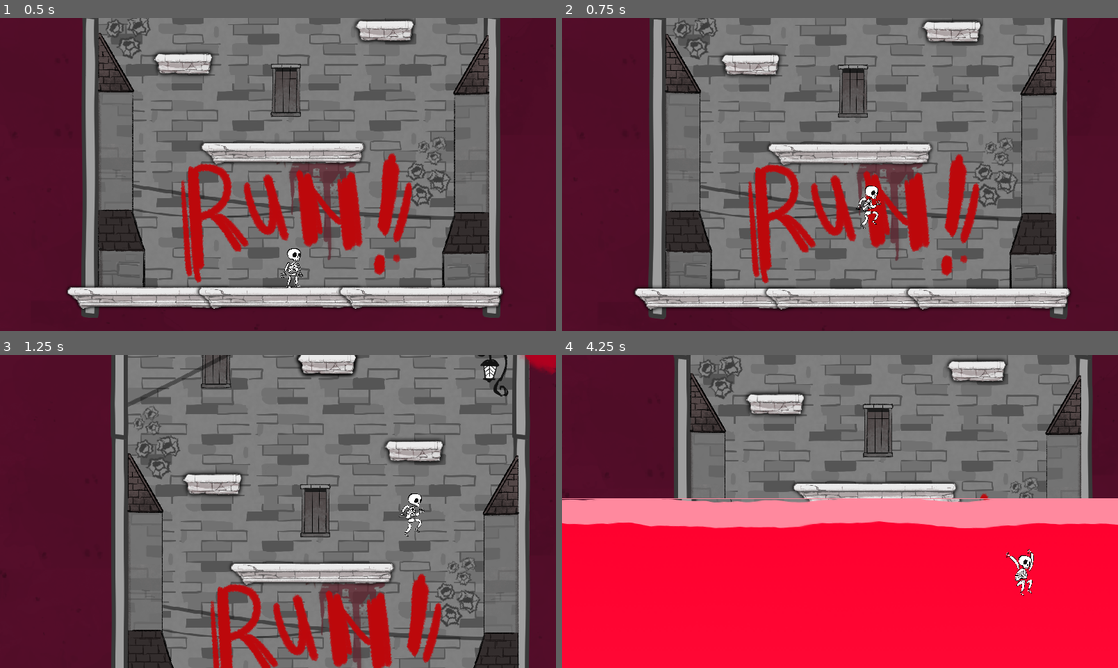
Above: before the commit, frames 1-4 (two rows, left to right).
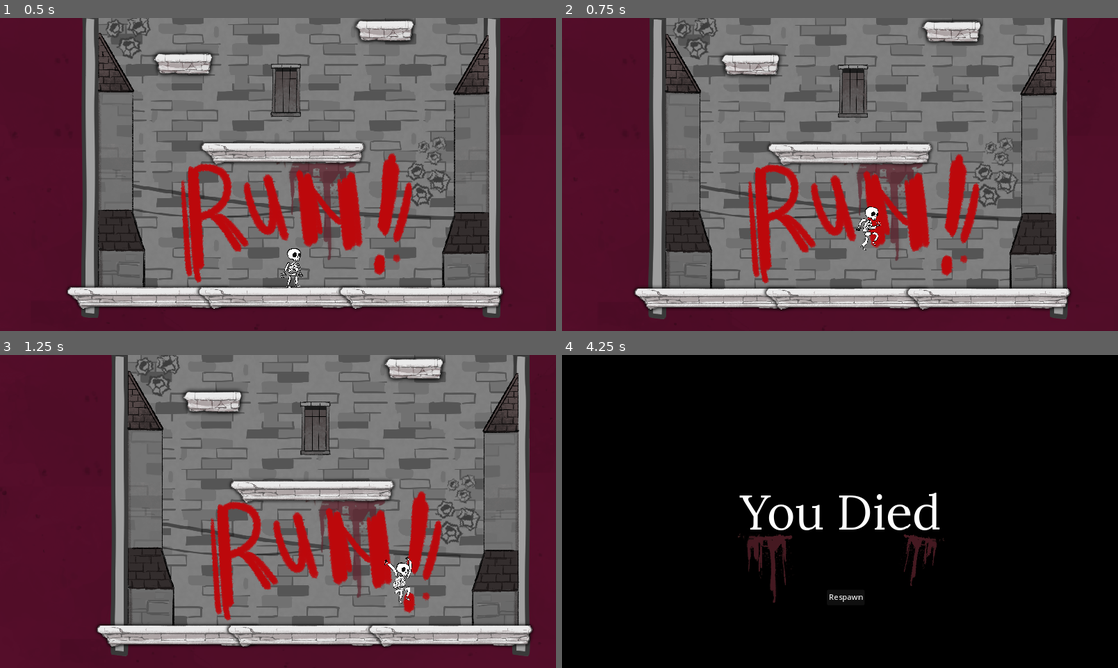
Above: after the commit, the same moments.

Repository: Hamsu-dev/Memento_Marine
Game: Godot game, scene res://World/final_challenge.tscn
Two runs of this game, one before a commit and one after it. Both use one fixed random seed, a clock stepped at 60 frames per second and the inputs below. This scene is started directly instead of the project's main scene.
Inputs:
- Up to frame 1 (0.5 s): no input
- Up to frame 2 (0.75 s): hold D (right) from 0.53 s (still down); tap Space (ui_select) at 0.6 s
- Up to frame 3 (1.25 s): keep holding D (right); tap Space (ui_select) at 0.77, 1.07 s
- Up to frame 4 (4.25 s): tap Space (ui_select) at 1.35, 1.52, 1.82, 2.1, 2.85, 3.02, 3.32, 3.6, 3.77, 4.07 s; release D (right) at 2.03 s; hold A (left) 2.03-2.78 s; hold D (right) from 2.78 s (still down)

Frame 1 is identical in both runs. In frame 2, 0.4% of the frame differs, in the area x 17-83%, y 9-90%; in frame 3, 43%; in frame 4, 100%, in the area x 0-100%, y 0-100%.

Commit message:
final push

Diff:
--- a/Assets/Interactables/door.tscn
+++ b/Assets/Interactables/door.tscn
@@ -1,9 +1,24 @@
-[gd_scene load_steps=7 format=3 uid="uid://ckiyh57un5obs"]
+[gd_scene load_steps=11 format=3 uid="uid://ckiyh57un5obs"]
 
 [ext_resource type="Script" path="res://Assets/Interactables/door.gd" id="1_e1xfs"]
+[ext_resource type="Shader" path="res://World/ClockMemento.gdshader" id="2_qxd2i"]
 [ext_resource type="Texture2D" uid="uid://dwd4jtxvi5orf" path="res://Assets/Interactables/doorcloseedited.png" id="2_seirl"]
 [ext_resource type="Texture2D" uid="uid://g48tomj40shg" path="res://Assets/Interactables/dooropen.png" id="2_u4cul"]
 [ext_resource type="Texture2D" uid="uid://bumfthkqtubw0" path="res://Assets/Interactables/dooropenedited.png" id="4_2uft1"]
+
+[sub_resource type="FastNoiseLite" id="FastNoiseLite_5kdv4"]
+noise_type = 4
+
+[sub_resource type="NoiseTexture2D" id="NoiseTexture2D_mcv14"]
+noise = SubResource("FastNoiseLite_5kdv4")
+
+[sub_resource type="ShaderMaterial" id="ShaderMaterial_hil51"]
+shader = ExtResource("2_qxd2i")
+shader_parameter/radius = 0.459
+shader_parameter/effectControl = 0.309
+shader_parameter/burnSpeed = 0.076
+shader_parameter/shape = 1.0
+shader_parameter/textureNoise = SubResource("NoiseTexture2D_mcv14")
 
 [sub_resource type="SpriteFrames" id="SpriteFrames_y0bga"]
 animations = [{
@@ -64,6 +79,7 @@
 new_level_path = "<null>"
 
 [node name="AnimatedSprite2D" type="AnimatedSprite2D" parent="."]
+material = SubResource("ShaderMaterial_hil51")
 position = Vector2(1, -182)
 sprite_frames = SubResource("SpriteFrames_y0bga")
 animation = &"open"
--- a/Assets/Music/music_scenes/Gong_SFX.tscn
+++ b/Assets/Music/music_scenes/Gong_SFX.tscn
@@ -4,4 +4,5 @@
 
 [node name="AudioStreamPlayer" type="AudioStreamPlayer"]
 stream = ExtResource("1_py6q8")
-volume_db = -25.0
+volume_db = -10.0
+mix_target = 1
--- a/Player/player.gd
+++ b/Player/player.gd
@@ -5,7 +5,7 @@
 @export var acceleration = 400  # Slightly lower for smoother acceleration
 @export var air_acceleration = 200  # Lower acceleration for air control
 @export var wall_jump_air_acceleration = 100  # Lower acceleration for air control during wall jump
-@export var max_speed = 250  # Increased for faster gameplay
+@export var max_speed = 100  # Increased for faster gameplay
 
 # Friction
 @export var friction = 1000  # Increased for quick stops
@@ -14,7 +14,7 @@
 
 # Gravity
 @export var gravity = 500  # Reduced for lighter, longer jumps
-@export var jump_force = 250  # Increased for higher jumps
+@export var jump_force = 260  # Increased for higher jumps
 @export var max_fall_velocity = 500  # Increased for more realistic falls
 @export var drop_force = 600  # The downward force applied when crouching in air
 @export var wall_slide_gravity = 500  # Reduced gravity when sliding down a wall
@@ -36,11 +36,14 @@
 @onready var animated_sprite_2d = $AnimatedSprite2D
 @onready var collision_shape_2d = $CollisionShape2D
 @onready var footstep_timer = $Footstep_timer
+@onready var death_timer = $Death_timer
+@onready var jump_timer = $Jump_timer
 
 # Music
 @onready var footsteps = $Footsteps
 @onready var bounce_sfx = $BounceSFX
 @onready var jump_sfx = $JumpSFX
+@onready var death_sfx = $DeathSFX
 
 # Variables
 var is_dropping = false
@@ -51,7 +54,9 @@
 var bounce_used = false
 var is_bouncing = false
 var is_disabled = false
-
+var can_jump = true
+
+# Signals
 signal camera_enabled
 signal camera_disabled
 signal died
@@ -153,10 +158,12 @@
 		velocity.x = move_toward(velocity.x, 0, air_friction * delta)
 
 func jump_check():
-	if (is_on_floor() or coyote_jump_timer.time_left > 0.0) and Input.is_action_just_pressed("up"):
+	if can_jump and (is_on_floor() or coyote_jump_timer.time_left > 0.0) and Input.is_action_just_pressed("up"):
 		velocity.y = -jump_force
 		coyote_jump_timer.stop()
 		jump_sfx.play()
+		can_jump = false
+		jump_timer.start()
 	elif on_wall and PowerUps.wall_jump_unlocked and Input.is_action_just_pressed("up"):  # Check global variable
 		velocity.y = -wall_jump_force
 		velocity.x = wall_jump_push_force * wall_direction
@@ -187,10 +194,13 @@
 		is_bouncing = true
 
 func die():
-	died.emit()
+	is_disabled = true
+	death_sfx.play()
+	sprite_2d.visible = false
 	animated_sprite_2d.visible = true
 	animated_sprite_2d.play("die")
 	collision_shape_2d.disabled = true
+	death_timer.start()
 
 func reset_state():
 	velocity = Vector2.ZERO
@@ -238,3 +248,11 @@
 
 func _on_animated_sprite_2d_animation_finished():
 	animated_sprite_2d.visible = false
+
+
+func _on_death_timer_timeout():
+	died.emit()
+
+
+func _on_jump_timer_timeout():
+	can_jump = true
--- a/Player/player.tscn
+++ b/Player/player.tscn
@@ -10,6 +10,7 @@
 [ext_resource type="AudioStream" uid="uid://cu7kf56m30nyb" path="res://Assets/Music/reverse_swoosh.mp3" id="10_heolf"]
 [ext_resource type="AudioStream" uid="uid://c78ueege2crkj" path="res://Assets/Music/swing-whoosh-110410.mp3" id="11_gagmt"]
 [ext_resource type="Texture2D" uid="uid://cvdg3ug0soml5" path="res://Assets/Player/Skelly Animation Final/fall_anim_skele (1).png" id="11_x4ksp"]
+[ext_resource type="AudioStream" uid="uid://dclmq320nnhn" path="res://Assets/Music/bone-crack-121580.mp3" id="12_wa8ms"]
 [ext_resource type="Script" path="res://Player/Camera2D.gd" id="32_7qmes"]
 
 [sub_resource type="Animation" id="Animation_f2vnw"]
@@ -639,8 +640,6 @@
 collision_mask = 5
 floor_snap_length = 2.0
 script = ExtResource("1_hdvfq")
-max_speed = 150
-jump_force = 400
 
 [node name="Sprite2D" type="Sprite2D" parent="."]
 position = Vector2(1, -14)
@@ -717,4 +716,18 @@
 pitch_scale = 2.5
 bus = &"SFX"
 
+[node name="DeathSFX" type="AudioStreamPlayer" parent="."]
+stream = ExtResource("12_wa8ms")
+pitch_scale = 2.5
+bus = &"SFX"
+
+[node name="Death_timer" type="Timer" parent="."]
+one_shot = true
+
+[node name="Jump_timer" type="Timer" parent="."]
+wait_time = 0.5
+one_shot = true
+
 [connection signal="animation_finished" from="AnimatedSprite2D" to="." method="_on_animated_sprite_2d_animation_finished"]
+[connection signal="timeout" from="Death_timer" to="." method="_on_death_timer_timeout"]
+[connection signal="timeout" from="Jump_timer" to="." method="_on_jump_timer_timeout"]
--- a/Singleton/MainInstances.gd
+++ b/Singleton/MainInstances.gd
@@ -18,22 +18,4 @@
 	respawn_player()
 
 func respawn_player():
-	var spawn_points = get_tree().get_nodes_in_group("respawn")
-
-	if spawn_points.size() == 0:
-		print("No spawn points found!")
-		return
-
-	# assume the first spawn node is closest
-	var nearest_spawn_point = spawn_points[0]
-
-	# look through spawn nodes to see if any are closer
-	for spawn_point in spawn_points:
-		if spawn_point.global_position.distance_to(player.global_position) < nearest_spawn_point.global_position.distance_to(player.global_position):
-			nearest_spawn_point = spawn_point
-
-	# reposition player
-	player.global_position = nearest_spawn_point.global_position
-
-	# Optionally, reset player state or trigger respawn animations/effects
-	player.reset_state()  # You can implement this function in the player script
+	get_tree().change_scene_to_file("res://death_screen.tscn")
--- a/World/bouncy_jump_challenge.gd
+++ b/World/bouncy_jump_challenge.gd
@@ -6,6 +6,7 @@
 
 
 func _ready():
+	collision_shape_2d.disabled = true
 	animated_sprite_2d.play("close")
 
 func _on_animated_sprite_2d_animation_finished():
--- a/World/bouncy_jump_challenge.tscn
+++ b/World/bouncy_jump_challenge.tscn
@@ -799,7 +799,6 @@
 target_position = Vector2(-2, 0)
 
 [node name="CameraLimits" parent="." instance=ExtResource("17_uljuc")]
-visible = false
 offset_left = -408.0
 offset_top = -385.0
 offset_right = 627.0
--- a/World/clock_tower_level_final.gd
+++ b/World/clock_tower_level_final.gd
@@ -9,6 +9,7 @@
 @onready var collision_shape_2d = $Door/CollisionShape2D
 
 func _ready():
+	collision_shape_2d.disabled = true
 	animated_sprite_2d.play("close")
 
 func _on_animated_sprite_2d_animation_finished():
--- a/World/clock_tower_level_final.tscn
+++ b/World/clock_tower_level_final.tscn
@@ -49,13 +49,13 @@
 [ext_resource type="Shader" path="res://World/fog.gdshader" id="45_uyoq6"]
 [ext_resource type="Shader" path="res://World/GodRay.gdshader" id="46_h6otv"]
 [ext_resource type="PackedScene" uid="uid://brnd5o5qwcj2y" path="res://World/world_camera.tscn" id="47_nvp4u"]
-[ext_resource type="Resource" uid="uid://bwn3blrbvj2ah" path="res://World/BouncyOne_Final.tres" id="48_ijbuy"]
-[ext_resource type="PackedScene" uid="uid://ckiyh57un5obs" path="res://Assets/Interactables/door.tscn" id="48_t4jjd"]
 [ext_resource type="PackedScene" uid="uid://c8pfinyhx3py8" path="res://World/camera_limits.tscn" id="50_0ofth"]
 [ext_resource type="PackedScene" uid="uid://df5fy7orxnlq1" path="res://door_to_challenge.tscn" id="51_r5h4s"]
 [ext_resource type="Texture2D" uid="uid://70m61a1xdwa1" path="res://EnviroSprites/GroundandBG/glow.png" id="52_1pymy"]
 [ext_resource type="Shader" path="res://World/ClockMemento.gdshader" id="52_yv8gd"]
+[ext_resource type="PackedScene" uid="uid://ckiyh57un5obs" path="res://Assets/Interactables/door.tscn" id="55_abisa"]
 [ext_resource type="Script" path="res://World/gong_trig.gd" id="56_c03hu"]
+[ext_resource type="Resource" uid="uid://bwn3blrbvj2ah" path="res://World/BouncyOne_Final.tres" id="56_g5g0q"]
 
 [sub_resource type="Gradient" id="Gradient_ilvig"]
 offsets = PackedFloat32Array(0, 0.649351)
@@ -2389,9 +2389,6 @@
 [node name="PlatformFolder" type="Node2D" parent="."]
 position = Vector2(132, 0)
 
-[node name="Platform8" parent="PlatformFolder" instance=ExtResource("39_xkxeu")]
-position = Vector2(1042, 36)
-
 [node name="Platform9" parent="PlatformFolder" instance=ExtResource("39_xkxeu")]
 position = Vector2(891, 36)
 
@@ -2411,7 +2408,7 @@
 position = Vector2(249, 106)
 
 [node name="Platform14" parent="PlatformFolder" instance=ExtResource("39_xkxeu")]
-position = Vector2(296, 230)
+position = Vector2(238.625, 248)
 
 [node name="Platform15" parent="PlatformFolder" instance=ExtResource("40_obea5")]
 position = Vector2(754, 254)
@@ -2527,14 +2524,6 @@
 libraries = {
 "": SubResource("AnimationLibrary_cvqyn")
 }
-
-[node name="Door" parent="." instance=ExtResource("48_t4jjd")]
-position = Vector2(417, 51)
-new_level_path = "res://World/bouncy_jump_challenge.tscn"
-connection = ExtResource("48_ijbuy")
-
-[node name="RightCast" parent="Door" index="2"]
-target_position = Vector2(100, 0)
 
 [node name="CameraLimits" parent="." instance=ExtResource("50_0ofth")]
 anchors_preset = 0
@@ -2572,12 +2561,15 @@
 position = Vector2(469.5, 36)
 shape = SubResource("RectangleShape2D_k01l8")
 
+[node name="Door" parent="." instance=ExtResource("55_abisa")]
+position = Vector2(420, 52)
+new_level_path = "res://World/bouncy_jump_challenge.tscn"
+connection = ExtResource("56_g5g0q")
+
 [connection signal="animation_finished" from="AnimationPlayer" to="." method="_on_animation_player_animation_finished"]
-[connection signal="animation_finished" from="Door/AnimatedSprite2D" to="." method="_on_animated_sprite_2d_animation_finished"]
 [connection signal="body_entered" from="gong_trig" to="gong_trig" method="_on_body_entered"]
 
 [editable path="MovingPlatformUpDown"]
 [editable path="MovingPlatform3"]
 [editable path="MovingPlatform2"]
-[editable path="Door"]
 [editable path="Door_to_challenge"]
--- a/World/clock_tower_level_one.gd
+++ b/World/clock_tower_level_one.gd
@@ -35,7 +35,7 @@
 
 func _on_tutorial_msg():
 	if not tutorial_shown:
-		var message = "That door seems"
+		var message = "I need to escape...."
 		show_message(message, player.global_position + Vector2(-750,10))
 		tutorial_shown = true
 
--- a/World/clock_tower_level_one.tscn
+++ b/World/clock_tower_level_one.tscn
@@ -178,7 +178,7 @@
 size = Vector2(82, 90.5)
 
 [sub_resource type="RectangleShape2D" id="RectangleShape2D_3b76k"]
-size = Vector2(182, 48)
+size = Vector2(71, 48)
 
 [node name="ClockTowerLevelOne" type="Node2D"]
 script = ExtResource("1_257nd")
@@ -2571,7 +2571,7 @@
 position = Vector2(1088, 11)
 
 [node name="CollisionShape2D" parent="Tutorial Msg Popups" index="0"]
-position = Vector2(9, -6)
+position = Vector2(64.5, -6)
 shape = SubResource("RectangleShape2D_3b76k")
 
 [connection signal="animation_finished" from="AnimationPlayer" to="." method="_on_animation_player_animation_finished"]
--- a/World/clock_tower_level_two.gd
+++ b/World/clock_tower_level_two.gd
@@ -13,6 +13,7 @@
 var has_key = false
 
 func _ready():
+	collision_shape_2d.disabled = true
 	key.key_collected.connect(_on_Key_collected)
 	animated_sprite_2d.play("close")
 	popup_panel.hide()
--- /dev/null
+++ b/World/final_challenge.gd
@@ -0,0 +1,6 @@
+extends Node2D
+
+
+func _ready():
+	PowerUps.unlock_bounce_ability()
+	PowerUps.unlock_wall_jump_ability()
--- a/World/final_challenge.tscn
+++ b/World/final_challenge.tscn
@@ -1,6 +1,7 @@
-[gd_scene load_steps=33 format=3 uid="uid://ctsovcie5ppuq"]
+[gd_scene load_steps=34 format=3 uid="uid://ctsovcie5ppuq"]
 
 [ext_resource type="PackedScene" uid="uid://b2kioq0ibvkx8" path="res://Player/player.tscn" id="1_iihlp"]
+[ext_resource type="Script" path="res://World/final_challenge.gd" id="1_u24vh"]
 [ext_resource type="Texture2D" uid="uid://dw8gm7hqp7bug" path="res://EnviroSprites/Buildings/ColumnsEtc/Separator.png" id="2_ipswc"]
 [ext_resource type="PackedScene" uid="uid://bf4ldidd5sglr" path="res://Platforms/platformlong.tscn" id="3_d4w6b"]
 [ext_resource type="PackedScene" uid="uid://d0aoahb3jj4kc" path="res://Platforms/platforms.tscn" id="4_waipe"]
@@ -53,6 +54,7 @@
 size = Vector2(243.5, 132)
 
 [node name="FinalChallenge" type="Node2D"]
+script = ExtResource("1_u24vh")
 
 [node name="Player" parent="." instance=ExtResource("1_iihlp")]
 position = Vector2(175, 1097)
@@ -148,6 +150,9 @@
 
 [node name="Flesh Wall3" parent="FleshWalls" instance=ExtResource("5_2lx2e")]
 position = Vector2(-33, 165)
+
+[node name="Flesh Wall9" parent="FleshWalls" instance=ExtResource("5_2lx2e")]
+position = Vector2(-0.000648499, 256)
 
 [node name="Flesh Wall4" parent="FleshWalls" instance=ExtResource("5_2lx2e")]
 position = Vector2(-254, 276)
@@ -1174,6 +1179,20 @@
 
 [node name="Water Shader" parent="." instance=ExtResource("25_qpour")]
 position = Vector2(-372, 1226)
+collision_layer = 8
+collision_mask = 2
+
+[node name="Water_Shader" parent="Water Shader" index="0"]
+offset_left = 306.0
+offset_top = 3.0
+offset_right = 806.0
+offset_bottom = 90.0
+
+[node name="Water" parent="Water Shader" index="1"]
+position = Vector2(564, 389)
+
+[node name="CollisionShape2D" parent="Water Shader" index="2"]
+position = Vector2(550.75, 12)
 
 [node name="CameraLimits" parent="." instance=ExtResource("26_cy4gq")]
 offset_left = 10.0
--- a/World/prologue.tscn
+++ b/World/prologue.tscn
@@ -6,9 +6,7 @@
 [ext_resource type="Texture2D" uid="uid://c8i8dbibfaltq" path="res://Menu/diagrams/instructionDiagrams.png" id="4_jdohf"]
 [ext_resource type="FontFile" uid="uid://mwq4pd7yj8if" path="res://Menu/Lora-VariableFont_wght.ttf" id="5_i7e3v"]
 [ext_resource type="Texture2D" uid="uid://dvpq6lfecd5dg" path="res://EnviroSprites/Prologue/ishmaDEAD.png" id="6_qccli"]
-[ext_resource type="PackedScene" uid="uid://d0aoahb3jj4kc" path="res://Platforms/platforms.tscn" id="7_f05w3"]
 [ext_resource type="PackedScene" uid="uid://bf4ldidd5sglr" path="res://Platforms/platformlong.tscn" id="8_rag18"]
-[ext_resource type="PackedScene" uid="uid://bpq6fln0ibc1u" path="res://prolog_to_clock.tscn" id="9_hgm17"]
 
 [node name="Prologue" type="Node2D"]
 
@@ -104,17 +102,8 @@
 scale = Vector2(0.0360125, 0.0360125)
 texture = ExtResource("6_qccli")
 
-[node name="Platform" parent="." instance=ExtResource("7_f05w3")]
-position = Vector2(1331, 249)
-
 [node name="Platform2" parent="." instance=ExtResource("8_rag18")]
 position = Vector2(1623, 284)
 
-[node name="Platform3" parent="." instance=ExtResource("7_f05w3")]
-position = Vector2(1379, 207)
-
 [node name="Platform4" parent="." instance=ExtResource("8_rag18")]
 position = Vector2(1715, 284)
-
-[node name="Prolog to Clock" parent="." instance=ExtResource("9_hgm17")]
-position = Vector2(494, 53)
--- a/World/wall_jump_challenge.gd
+++ b/World/wall_jump_challenge.gd
@@ -6,6 +6,7 @@
 
 
 func _ready():
+	collision_shape_2d.disabled = true
 	animated_sprite_2d.play("close")
 	collision_shape_2d.disabled = true
 
--- a/World/wall_jump_challenge.tscn
+++ b/World/wall_jump_challenge.tscn
@@ -481,6 +481,12 @@
 scale = Vector2(0.260192, 0.260192)
 texture = ExtResource("6_bxnni")
 
+[node name="Platform" parent="." instance=ExtResource("5_hgx0w")]
+position = Vector2(238, 83)
+
+[node name="Platform2" parent="." instance=ExtResource("5_hgx0w")]
+position = Vector2(311, 145)
+
 [connection signal="body_entered" from="Door" to="." method="_on_door_body_entered"]
 [connection signal="animation_finished" from="Door/AnimatedSprite2D" to="." method="_on_animated_sprite_2d_animation_finished"]
 
--- a/World/world.tscn
+++ b/World/world.tscn
@@ -1,11 +1,14 @@
-[gd_scene load_steps=13 format=3 uid="uid://bid3m2t7vjvfx"]
+[gd_scene load_steps=16 format=3 uid="uid://bid3m2t7vjvfx"]
 
 [ext_resource type="Script" path="res://World/world.gd" id="1_eeowi"]
 [ext_resource type="PackedScene" uid="uid://b2kioq0ibvkx8" path="res://Player/player.tscn" id="2_qkquh"]
 [ext_resource type="PackedScene" uid="uid://rg46wxqtfopg" path="res://World/prologue.tscn" id="4_0ltqj"]
 [ext_resource type="PackedScene" uid="uid://brnd5o5qwcj2y" path="res://World/world_camera.tscn" id="4_3jlew"]
 [ext_resource type="PackedScene" uid="uid://ckiyh57un5obs" path="res://Assets/Interactables/door.tscn" id="5_0kljm"]
+[ext_resource type="PackedScene" uid="uid://d0aoahb3jj4kc" path="res://Platforms/platforms.tscn" id="5_w7etc"]
 [ext_resource type="Resource" uid="uid://dfqdx0vvh2u6v" path="res://World/Prolouge_ClockTowerOne.tres" id="6_d4f8u"]
+[ext_resource type="FontFile" uid="uid://mwq4pd7yj8if" path="res://Menu/Lora-VariableFont_wght.ttf" id="6_pfdpx"]
+[ext_resource type="PackedScene" uid="uid://bf4ldidd5sglr" path="res://Platforms/platformlong.tscn" id="7_kw3yc"]
 [ext_resource type="Texture2D" uid="uid://dxibw2ta2sr2p" path="res://Assets/Interactables/glow.png" id="7_yb7k4"]
 [ext_resource type="Script" path="res://World/UINode.gd" id="8_i2y88"]
 [ext_resource type="Texture2D" uid="uid://defaynhr3j4vk" path="res://dialogue/dialogue1.png" id="9_ws8tk"]
@@ -30,7 +33,7 @@
 script = ExtResource("1_eeowi")
 
 [node name="Player" parent="." instance=ExtResource("2_qkquh")]
-position = Vector2(141, 257)
+position = Vector2(104, 282)
 
 [node name="Camera2D" parent="Player" index="3"]
 limit_left = 4
@@ -51,6 +54,41 @@
 offset_right = 1733.0
 offset_bottom = 324.0
 
+[node name="TestLabel3" parent="Prologue" index="6"]
+offset_left = 580.0
+offset_top = 253.0
+offset_right = 1429.0
+offset_bottom = 389.0
+text = "SPACE or [W] to jump."
+
+[node name="TestLabel4" parent="Prologue" index="7"]
+offset_left = 1160.0
+offset_top = 228.0
+offset_right = 2009.0
+offset_bottom = 364.0
+
+[node name="Platform" parent="Prologue" instance=ExtResource("5_w7etc")]
+position = Vector2(521.625, 259.5)
+
+[node name="Platform3" parent="Prologue" instance=ExtResource("5_w7etc")]
+position = Vector2(586.625, 229.5)
+
+[node name="TestLabel5" type="Label" parent="Prologue"]
+offset_left = 771.0
+offset_top = 164.0
+offset_right = 1620.0
+offset_bottom = 300.0
+scale = Vector2(0.127631, 0.127631)
+theme_override_colors/font_color = Color(0.996078, 0.160784, 0.196078, 1)
+theme_override_colors/font_outline_color = Color(0.942481, 0.202906, 0, 1)
+theme_override_constants/outline_size = 4
+theme_override_fonts/font = ExtResource("6_pfdpx")
+theme_override_font_sizes/font_size = 50
+text = "[s] to drop!"
+
+[node name="Platform5" parent="Prologue" instance=ExtResource("7_kw3yc")]
+position = Vector2(690.625, 200.5)
+
 [node name="Door" parent="Prologue" instance=ExtResource("5_0kljm")]
 position = Vector2(1722, 282)
 new_level_path = "res://World/clock_tower_level_one.tscn"
@@ -66,7 +104,7 @@
 position = Vector2(-9.09091, -300)
 
 [node name="LeftCast" parent="Prologue/Door" index="3"]
-scale = Vector2(427.94, 427.94)
+scale = Vector2(5000, 5000)
 target_position = Vector2(-2, 0)
 
 [node name="UINode" type="CanvasLayer" parent="."]
--- /dev/null
+++ b/death_screen.gd
@@ -0,0 +1,5 @@
+extends Control
+
+
+func _on_button_pressed():
+	get_tree().change_scene_to_file("res://World/final_challenge.tscn")
--- /dev/null
+++ b/death_screen.tscn
@@ -0,0 +1,65 @@
+[gd_scene load_steps=4 format=3 uid="uid://fqufu7185lry"]
+
+[ext_resource type="Script" path="res://death_screen.gd" id="1_p645s"]
+[ext_resource type="FontFile" uid="uid://mwq4pd7yj8if" path="res://Menu/Lora-VariableFont_wght.ttf" id="2_tjfoo"]
+[ext_resource type="Texture2D" uid="uid://118q5fmgd7se" path="res://EnviroSprites/Buildings/Decorative/blood.png" id="3_ksewm"]
+
+[node name="Respawn" type="Control"]
+layout_mode = 3
+anchors_preset = 15
+anchor_right = 1.0
+anchor_bottom = 1.0
+grow_horizontal = 2
+grow_vertical = 2
+script = ExtResource("1_p645s")
+
+[node name="ColorRect" type="ColorRect" parent="."]
+z_index = -1
+layout_mode = 1
+anchors_preset = 15
+anchor_right = 1.0
+anchor_bottom = 1.0
+grow_horizontal = 2
+grow_vertical = 2
+color = Color(0, 0, 0, 1)
+
+[node name="Label" type="Label" parent="."]
+z_index = 1
+layout_mode = 1
+anchors_preset = 8
+anchor_left = 0.5
+anchor_top = 0.5
+anchor_right = 0.5
+anchor_bottom = 0.5
+offset_left = -33.5
+offset_top = -11.5
+offset_right = 33.5
+offset_bottom = 11.5
+grow_horizontal = 2
+grow_vertical = 2
+theme_override_fonts/font = ExtResource("2_tjfoo")
+theme_override_font_sizes/font_size = 100
+text = "You Died"
+vertical_alignment = 1
+
+[node name="Blood" type="Sprite2D" parent="."]
+position = Vector2(388, 476)
+texture = ExtResource("3_ksewm")
+
+[node name="Blood2" type="Sprite2D" parent="."]
+position = Vector2(765, 456)
+rotation = 0.127243
+scale = Vector2(0.75, 0.75)
+texture = ExtResource("3_ksewm")
+flip_h = true
+
+[node name="Button" type="Button" parent="."]
+z_index = 2
+layout_mode = 0
+offset_left = 549.0
+offset_top = 486.0
+offset_right = 617.0
+offset_bottom = 509.0
+text = "Respawn"
+
+[connection signal="pressed" from="Button" to="." method="_on_button_pressed"]
--- a/prolog_to_clock.gd
+++ b/prolog_to_clock.gd
@@ -1,8 +1,5 @@
 extends Area2D
 
-@onready var player = $"../Player"
-
-func _on_area_entered(area):
-	print("working")
-	if player.is_in_group("Player"):
+func _on_body_entered(body):
+	if body is Player:
 		get_tree().change_scene_to_file("res://World/clock_tower_level_one.tscn")
--- a/water_shader.gd
+++ b/water_shader.gd
@@ -4,7 +4,19 @@
 @export var move_speed = 50.0
 @onready var water = $Water
 @onready var water_shader = $Water_Shader
+@onready var collision_shape = $CollisionShape2D
+
+var player = MainInstances.player as Player
+
+func _ready():
+	water_shader.position = water.position
 
 func _process(delta):
 	water.position.y -= move_speed * delta
 	water_shader.position.y -= move_speed * delta
+	collision_shape.position.y -= move_speed * delta
+
+
+func _on_body_entered(body):
+	if body is Player:
+		body.die()
--- a/water_shader.tscn
+++ b/water_shader.tscn
@@ -4,23 +4,22 @@
 [ext_resource type="Shader" path="res://World/water.gdshader" id="1_xj532"]
 [ext_resource type="Texture2D" uid="uid://v3q7u1hq2qcd" path="res://EnviroSprites/GroundandBG/ocean.png" id="2_lln0l"]
 
-[sub_resource type="FastNoiseLite" id="FastNoiseLite_3p2kw"]
+[sub_resource type="FastNoiseLite" id="FastNoiseLite_e3fc5"]
+fractal_type = 3
 
-[sub_resource type="NoiseTexture2D" id="NoiseTexture2D_orwfr"]
-seamless = true
-seamless_blend_skirt = 0.735
-noise = SubResource("FastNoiseLite_3p2kw")
+[sub_resource type="NoiseTexture2D" id="NoiseTexture2D_glpli"]
+noise = SubResource("FastNoiseLite_e3fc5")
 
-[sub_resource type="ShaderMaterial" id="ShaderMaterial_ot2cr"]
+[sub_resource type="ShaderMaterial" id="ShaderMaterial_7qju7"]
 shader = ExtResource("1_xj532")
 shader_parameter/refraction_stretch = Vector2(1, 1)
-shader_parameter/refraction_strength = 0.037
-shader_parameter/water_tint = Color(0.2, 0.6, 1, 0)
-shader_parameter/speed = 0.05
-shader_parameter/refraction_map = SubResource("NoiseTexture2D_orwfr")
+shader_parameter/refraction_strength = 0.02
+shader_parameter/water_tint = Color(0.2, 0.6, 1, 0.1)
+shader_parameter/speed = 0.1
+shader_parameter/refraction_map = SubResource("NoiseTexture2D_glpli")
 
 [sub_resource type="RectangleShape2D" id="RectangleShape2D_03il3"]
-size = Vector2(273, 20)
+size = Vector2(358.5, 20)
 
 [node name="Water Shader" type="Area2D"]
 collision_layer = 0
@@ -29,8 +28,9 @@
 
 [node name="Water_Shader" type="ColorRect" parent="."]
 z_index = 100
-material = SubResource("ShaderMaterial_ot2cr")
-offset_right = 2516.0
+material = SubResource("ShaderMaterial_7qju7")
+offset_left = 16.0
+offset_right = 2532.0
 offset_bottom = 87.0
 
 [node name="Water" type="Sprite2D" parent="."]
@@ -42,3 +42,5 @@
 [node name="CollisionShape2D" type="CollisionShape2D" parent="."]
 position = Vector2(136, 8)
 shape = SubResource("RectangleShape2D_03il3")
+
+[connection signal="body_entered" from="." to="." method="_on_body_entered"]
Not shown, added: Assets/Music/bone-crack-121580.mp3.import
Not shown: 1 places in Player/player.tscn that only renumber resources
Not shown: 1 places in World/prologue.tscn that only renumber resources
Not shown, added: Assets/Music/bone-crack-121580.mp3
Not shown, changed: Game.zip
Not shown, changed: Game/index.pck
Not shown, added: World/wor9052.tmp
